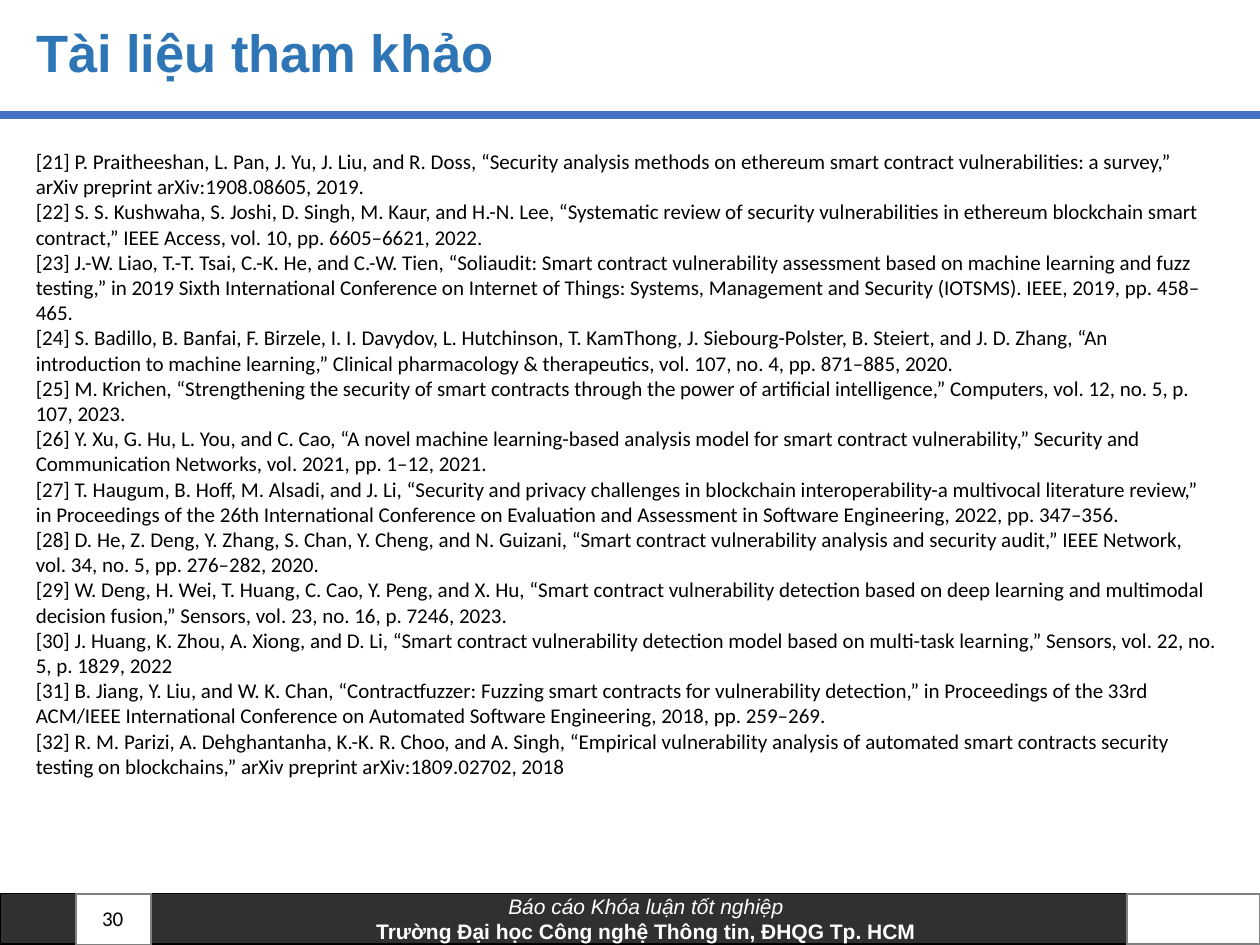
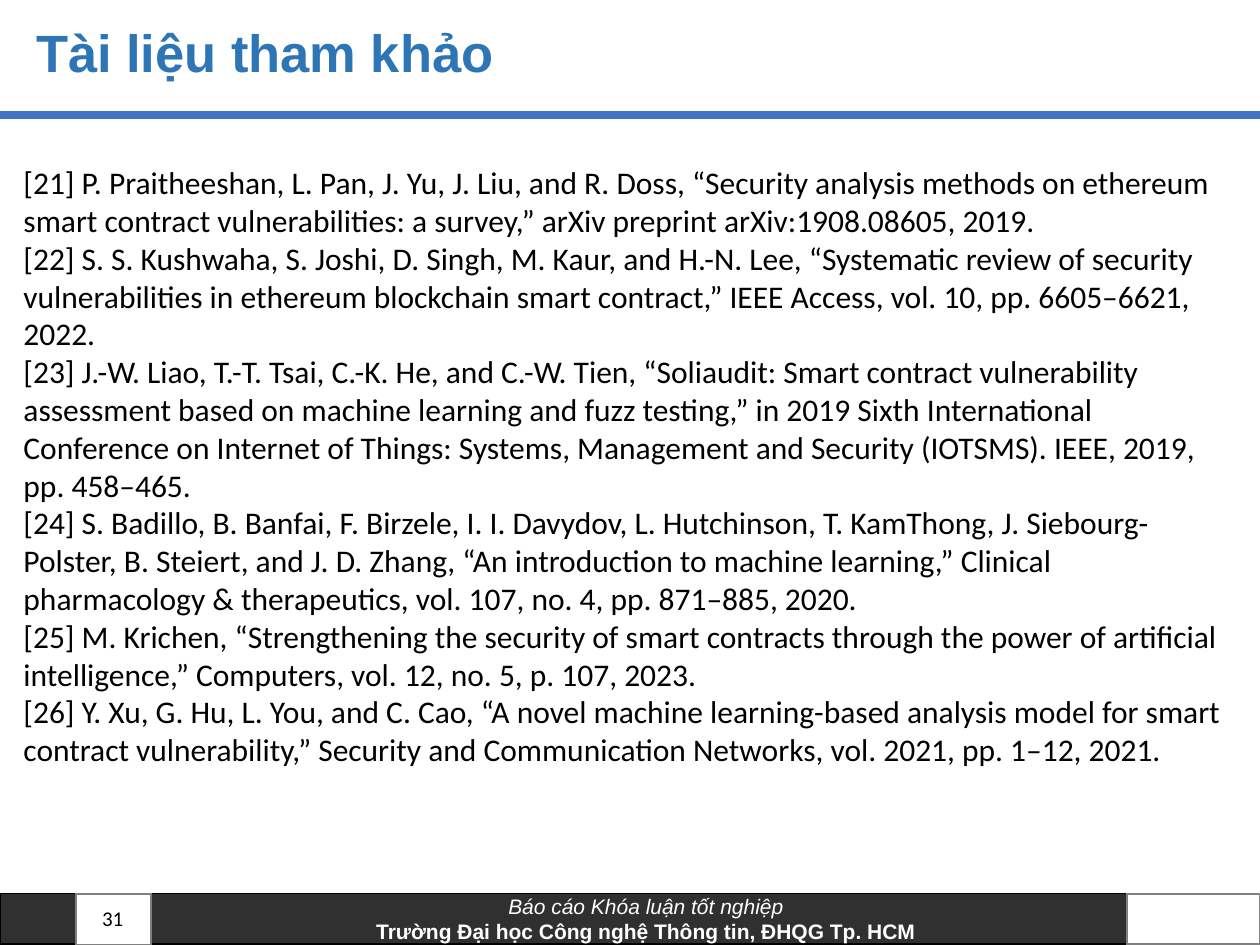
Before and after one commit to anhkiet1227/NT505_Thesis, a slide deck: slide 31 of Slide_20520605_VoAnhKiet.pptx (slide 30 before the commit). Drawn at 1260x945 pixels with LibreOffice and Linux fonts; fonts in the diff are those of the drawing; background and template pictures are left out. Boxes give left, top, right and bottom in pixels: in the first picture for what was removed or moved away, otherwise in the second. Text is boxed around its words. In the diff, an @@ line names an element or a change of style, - is before the commit and + after.

```diff
--- a/Slide_20520605_VoAnhKiet.pptx
+++ b/Slide_20520605_VoAnhKiet.pptx
@@ text "[21] P. Praitheeshan, L. Pan, ...": place and size @@
-text "[21] P. Praitheeshan, L. Pan, ..." at <box>36,154,1215,778</box>
+text "[21] P. Praitheeshan, L. Pan, ..." at <box>23,171,1220,766</box>
@@ text "[21] P. Praitheeshan, L. Pan, ..." at <box>23,171,1220,766</box>: size 12 to 18 pt @@
@@ text at <box>36,482,1215,778</box>: paragraphs removed @@
-[27] T. Haugum, B. Hoff, M. Alsadi, and J. Li, “Security and privacy challenges in blockchain interoperability-a multivocal literature review,” in Proceedings of the 26th International Conference on Evaluation and Assessment in Software Engineering, 2022, pp. 347–356.
-[28] D. He, Z. Deng, Y. Zhang, S. Chan, Y. Cheng, and N. Guizani, “Smart contract vulnerability analysis and security audit,” IEEE Network, vol. 34, no. 5, pp. 276–282, 2020.
-[29] W. Deng, H. Wei, T. Huang, C. Cao, Y. Peng, and X. Hu, “Smart contract vulnerability detection based on deep learning and multimodal decision fusion,” Sensors, vol. 23, no. 16, p. 7246, 2023.
-[30] J. Huang, K. Zhou, A. Xiong, and D. Li, “Smart contract vulnerability detection model based on multi-task learning,” Sensors, vol. 22, no. 5, p. 1829, 2022
-[31] B. Jiang, Y. Liu, and W. K. Chan, “Contractfuzzer: Fuzzing smart contracts for vulnerability detection,” in Proceedings of the 33rd ACM/IEEE International Conference on Automated Software Engineering, 2018, pp. 259–269.
-[32] R. M. Parizi, A. Dehghantanha, K.-K. R. Choo, and A. Singh, “Empirical vulnerability analysis of automated smart contracts security testing on blockchains,” arXiv preprint arXiv:1809.02702, 2018
@@ page number at <box>102,912,123,926</box>: text changed @@
-30
+31
```
Also in this commit, not shown: 9 other slides changed, 2 slides added, 1 other file.
